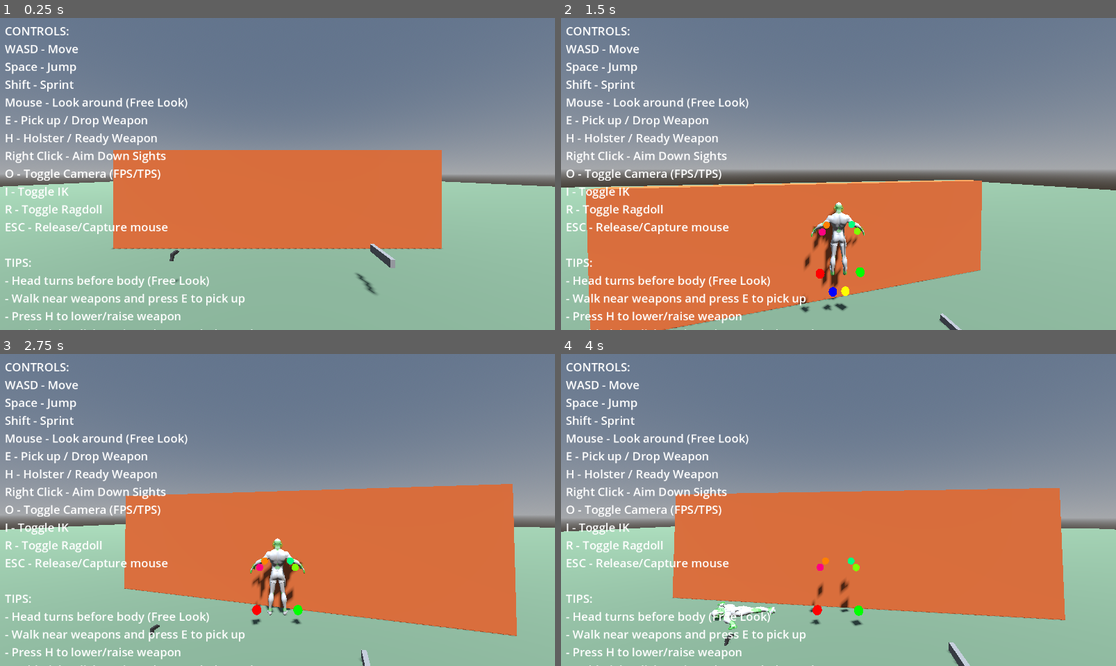
Above: before the commit, frames 1-4 (two rows, left to right).
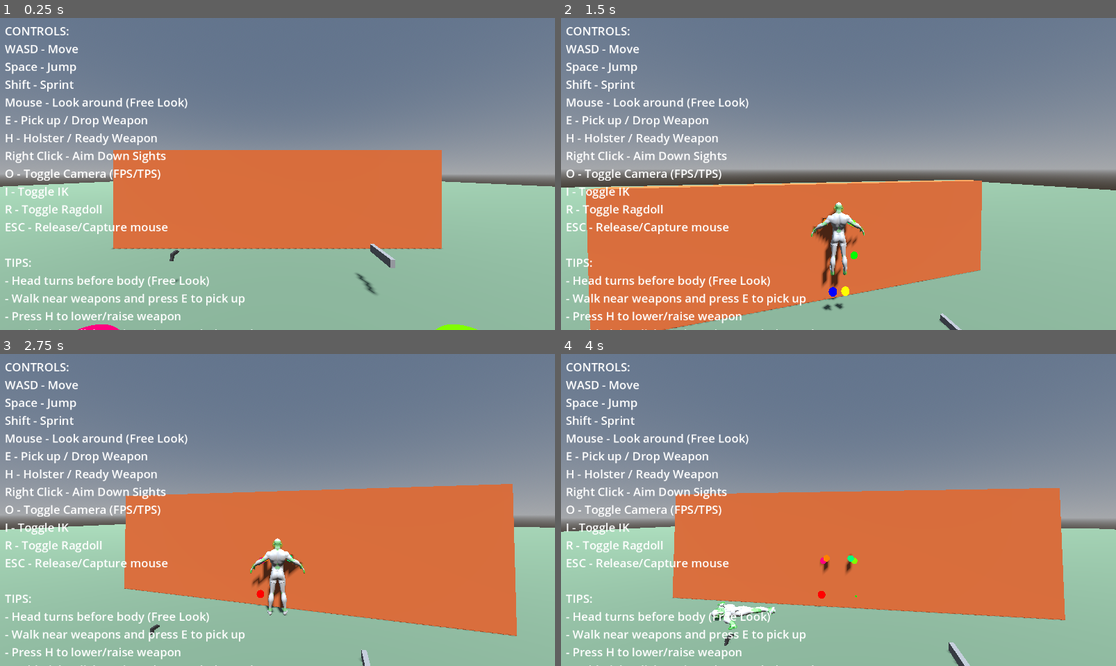
Above: after the commit, the same moments.

Repository: lmf-git/fpsikanimragdoll
Game: Godot game, scene res://world.tscn
Two runs of this game, one before a commit and one after it. Both use one fixed random seed, a clock stepped at 60 frames per second and the inputs below.
Inputs (mouse positions are in pixels of both pictures, inside the frame that each line leads up to):
- Up to frame 1 (0.25 s): no input
- Up to frame 2 (1.5 s): tap Enter at 0.5 s; move the mouse to (832, 180) at 0.52 s; hold Shift (sprint) 0.53-1.28 s; hold W (move_forward) from 0.53 s (still down); click (832, 180) at 0.67 s; tap Space (jump) at 0.77 s; move the mouse to (877, 177) at 1.27 s; tap O (toggle_camera) at 1.35 s
- Up to frame 3 (2.75 s): keep holding W (move_forward); tap Space (jump) at 1.52 s; move the mouse to (233, 506) at 2.02 s; hold I (toggle_ik) from 2.03 s (still down)
- Up to frame 4 (4 s): move the mouse to (844, 510) at 2.77 s; release W (move_forward) at 2.78 s; release I (toggle_ik) at 2.78 s; hold A (move_left) 2.78-3.53 s; tap R (toggle_ragdoll) at 2.85 s; click (844, 510) at 2.92 s; tap Space (jump) at 3.02, 3.77 s; move the mouse to (816, 503) at 3.52 s; hold W (move_forward) from 3.53 s (still down); tap E at 3.6 s

The runs differ from the first frame. In frame 1, 0.2% of the frame differs, in the area x 14-86%, y 98-100%; in frame 2, 0.4%; in frame 3, 0.5%; in frame 4, 0.5%, in the area x 44-55%, y 64-88%.

Commit message:
Move IK targets more forward for proper gun grip
- Move hand targets from Z=0.5 to Z=-0.4 (0.9m forward)
- Move wrist targets from Z=0.4 to Z=-0.3 (0.7m forward)
- Move elbow targets from Z=0.2 to Z=-0.1 (0.3m forward)
- Hands now extend forward to grip gun handle properly
- Prevents hands from pointing inward toward body
- Creates natural extended arm position when holding weapon

Diff:
--- a/character.tscn
+++ b/character.tscn
@@ -62,7 +62,7 @@
 [node name="IKTargets" type="Node3D" parent="."]
 
 [node name="LeftElbowTarget" type="Area3D" parent="IKTargets"]
-transform = Transform3D(1, 0, 0, 0, 1, 0, 0, 0, 1, -0.3, 1.3, 0.2)
+transform = Transform3D(1, 0, 0, 0, 1, 0, 0, 0, 1, -0.3, 1.3, -0.1)
 collision_layer = 16
 collision_mask = 0
 script = ExtResource("5")
@@ -71,7 +71,7 @@
 show_in_game = true
 
 [node name="RightElbowTarget" type="Area3D" parent="IKTargets"]
-transform = Transform3D(1, 0, 0, 0, 1, 0, 0, 0, 1, 0.3, 1.3, 0.2)
+transform = Transform3D(1, 0, 0, 0, 1, 0, 0, 0, 1, 0.3, 1.3, -0.1)
 collision_layer = 16
 collision_mask = 0
 script = ExtResource("5")
@@ -80,7 +80,7 @@
 show_in_game = true
 
 [node name="LeftWristTarget" type="Area3D" parent="IKTargets"]
-transform = Transform3D(1, 0, 0, 0, 1, 0, 0, 0, 1, -0.4, 1.2, 0.4)
+transform = Transform3D(1, 0, 0, 0, 1, 0, 0, 0, 1, -0.4, 1.2, -0.3)
 collision_layer = 16
 collision_mask = 0
 script = ExtResource("5")
@@ -89,7 +89,7 @@
 show_in_game = true
 
 [node name="RightWristTarget" type="Area3D" parent="IKTargets"]
-transform = Transform3D(1, 0, 0, 0, 1, 0, 0, 0, 1, 0.4, 1.2, 0.4)
+transform = Transform3D(1, 0, 0, 0, 1, 0, 0, 0, 1, 0.4, 1.2, -0.3)
 collision_layer = 16
 collision_mask = 0
 script = ExtResource("5")
@@ -98,7 +98,7 @@
 show_in_game = true
 
 [node name="LeftHandTarget" type="Area3D" parent="IKTargets"]
-transform = Transform3D(1, 0, 0, 0, 1, 0, 0, 0, 1, -0.45, 1.15, 0.5)
+transform = Transform3D(1, 0, 0, 0, 1, 0, 0, 0, 1, -0.45, 1.15, -0.4)
 collision_layer = 16
 collision_mask = 0
 script = ExtResource("5")
@@ -107,7 +107,7 @@
 show_in_game = true
 
 [node name="RightHandTarget" type="Area3D" parent="IKTargets"]
-transform = Transform3D(1, 0, 0, 0, 1, 0, 0, 0, 1, 0.45, 1.15, 0.5)
+transform = Transform3D(1, 0, 0, 0, 1, 0, 0, 0, 1, 0.45, 1.15, -0.4)
 collision_layer = 16
 collision_mask = 0
 script = ExtResource("5")
